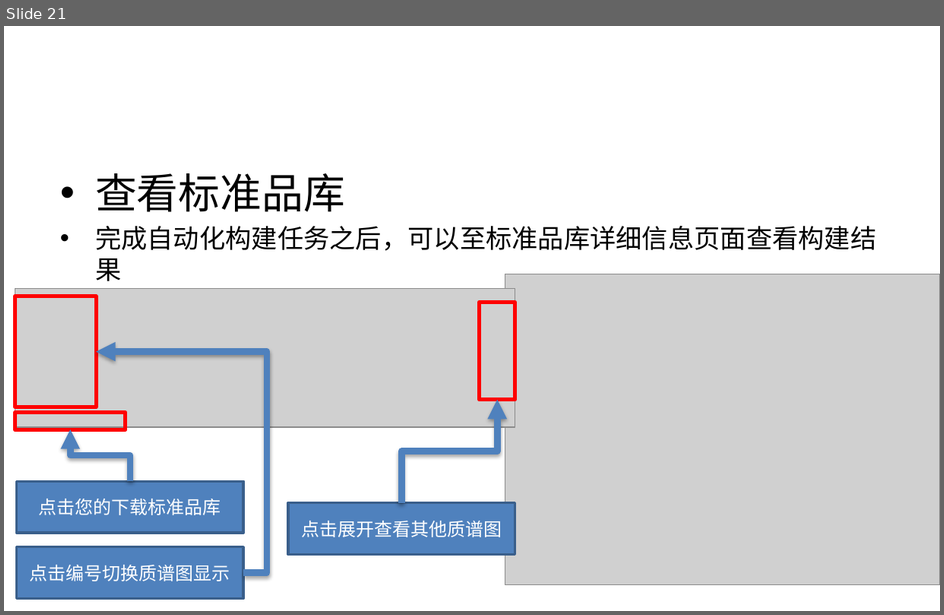
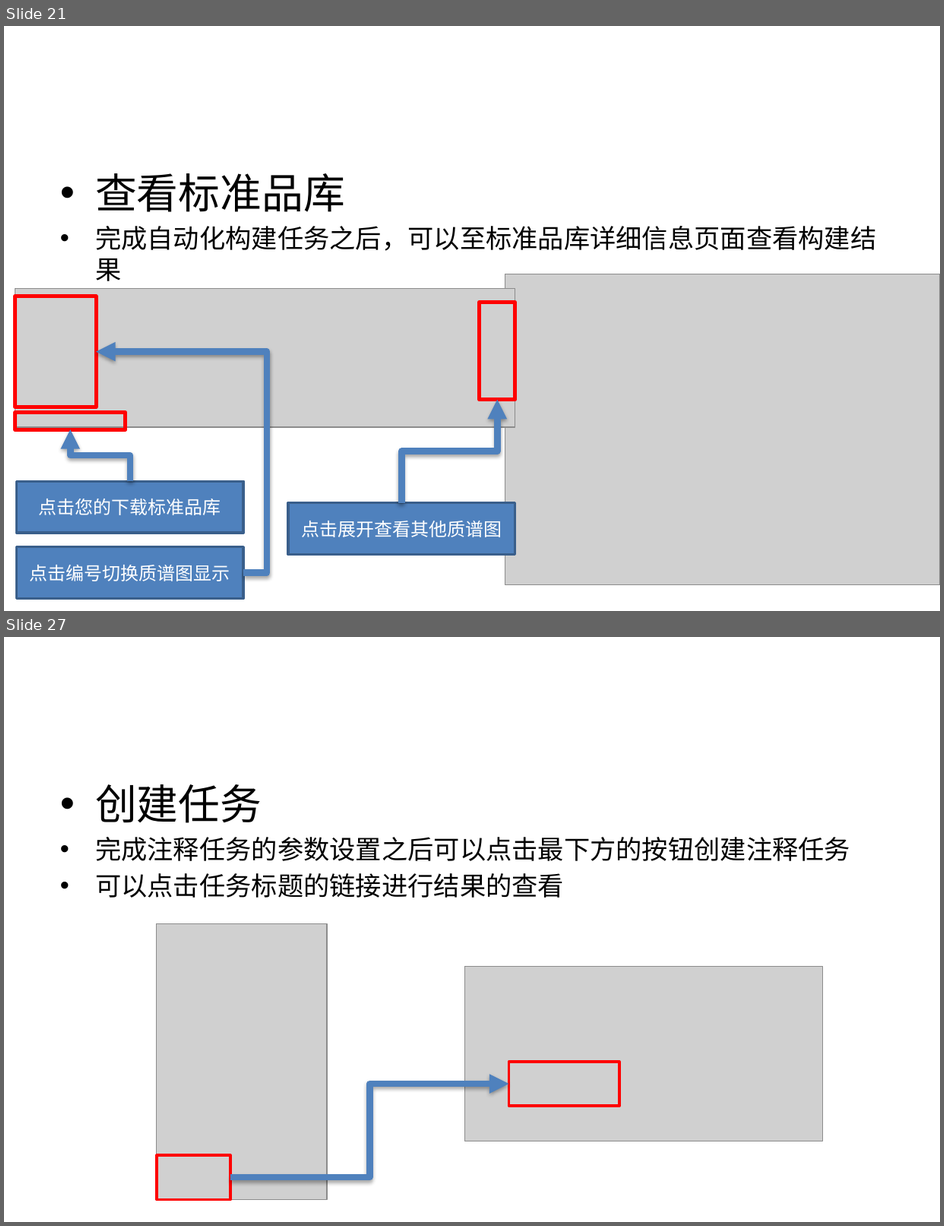
Before and after one commit to BioDeep/docs, a slide deck: Tutorials.pptx. Shown one above the other, each under a label of ours: slide 21 before the commit, slides 21 and 27 after it; the slides between them are not shown. The pictures are 944x615 and 944x1226 pixels, drawn with LibreOffice and Linux fonts; fonts in the diff are those of the drawing; grey boxes stand for pictures. Boxes give left, top, right and bottom in pixels: in the first picture for what was removed or moved away, otherwise in the second. Text is boxed around its words. In the diff, an @@ line names an element or a change of style, - is before the commit and + after.

```diff
--- a/Tutorials.pptx
+++ b/Tutorials.pptx
@@ slide 27 added at (4,637,940,1222), background #FFFFFF @@
@@ text added at (95,784,851,898), 20 pt, text #000000 @@
+• 创建任务
+• 完成注释任务的参数设置之后可以点击最下方的按钮创建注释任务
+• 可以点击任务标题的链接进行结果的查看
@@ picture added at (157,924,327,1199) @@
@@ picture added at (465,967,823,1141) @@
@@ rectangle added at (509,1062,619,1106), outline #FF0000 2 pt @@
@@ elbow arrow added from (230, 1177) to (509, 1084), #4F81BD 5 pt @@
@@ rectangle added at (157,1156,230,1199), outline #FF0000 2 pt @@
```
Also in this commit, not shown: 10 other slides added.
